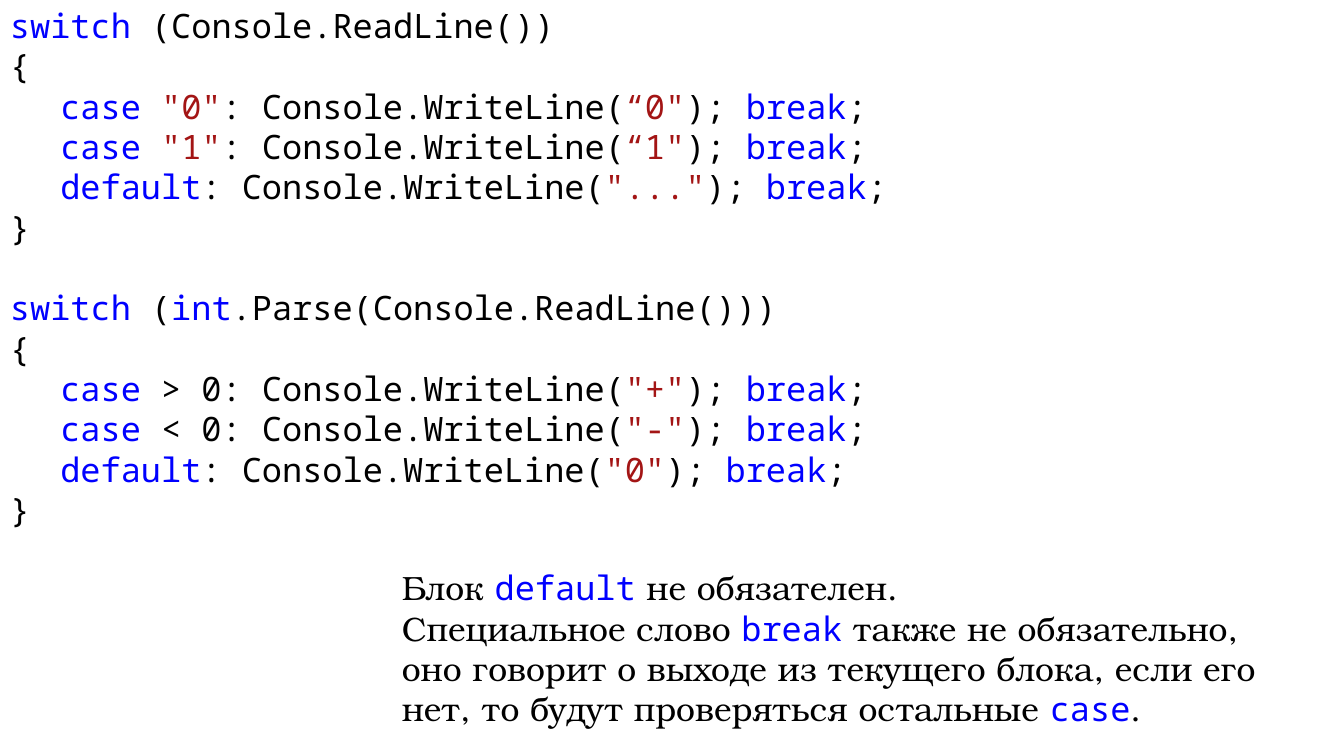
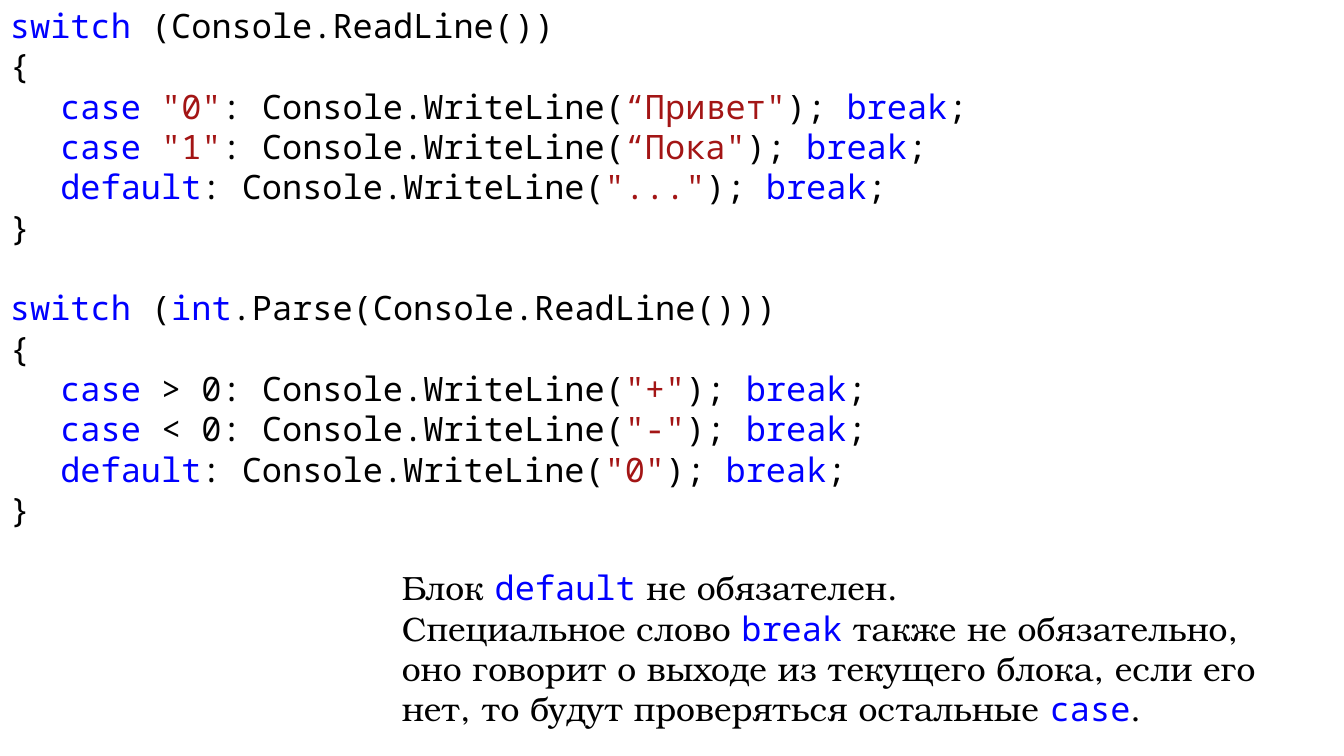
Before and after one commit to DaniilKlyukin/ITiP-1, a slide deck: slide 14 of Лекции/ИТиП лек 2 (лр 2, практическая 1).pptx. Drawn at 1344x756 pixels with LibreOffice and Linux fonts; fonts in the diff are those of the drawing. Boxes give left, top, right and bottom in pixels: in the first picture for what was removed or moved away, otherwise in the second. Text is boxed around its words. In the diff, an @@ line names an element or a change of style, - is before the commit and + after.

Commit message:
Update lectures

```diff
--- a/Лекции/ИТиП лек 2 (лр 2, практическая 1).pptx
+++ b/Лекции/ИТиП лек 2 (лр 2, практическая 1).pptx
@@ text at (60,93,968,165): text changed @@
-case "0": Console.WriteLine(“0"); break;
-case "1": Console.WriteLine(“1"); break;
+case "0": Console.WriteLine(“Привет"); break;
+case "1": Console.WriteLine(“Пока"); break;
```
Also in this commit, not shown: 1 other slide changed, 1 slide added, 1 other file.
